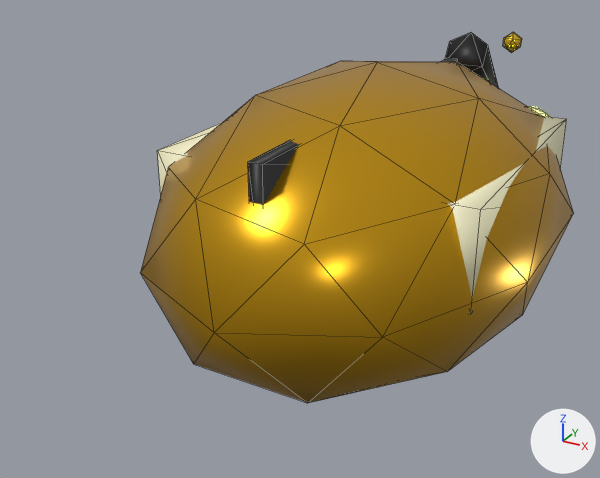
One commit to the glTF model assets-src/rey/rey_raw.glb: the scene before it, then after it.
Camera for both pictures: a camera (50 mm lens) standing at (5.14, -7.18, 7.04) and looking at (-1.76, 5.36, 0.77). Arrows for +X, +Y and +Z are at lower right; the lights stay in place. The older version comes first. Mesh edges are drawn as thin lines.

In view in the first picture: 'Rey'.
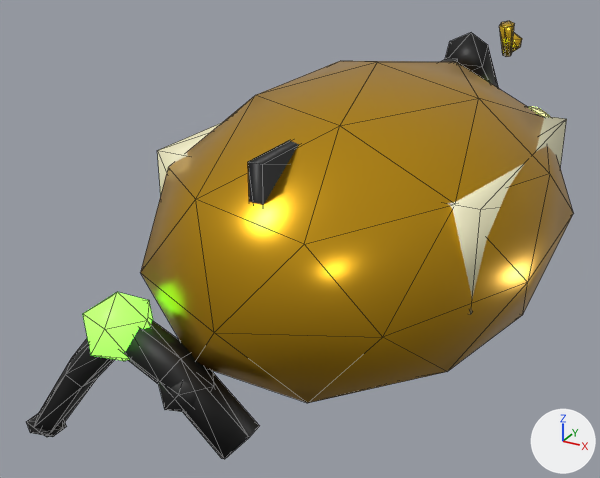
Pixel boxes [x1, y1, x2, y2] of what changed, in the pictures (600 x 478 px):
'Rey', reshaped: before [141, 32, 574, 403]; after [141, 21, 574, 403]
'LegR', added: after [26, 292, 259, 459]
    faces in mat_leg (black #0a0a0a): [26, 320, 259, 459]
    faces in mat_knee (green #6ef040, glowing green #75ff45): [83, 292, 153, 361]
part 1 of me_rey, added (yellow): after [499, 21, 515, 57]

The change, as a list of edits to the scene's bpy script:
```text
Add mat_leg:
    mat_leg = principled_material('Leg')
    mat_leg.base_color = (0.00304, 0.00304, 0.00304)  # black #0a0a0a
    mat_leg.roughness = 0.55
Add mat_knee:
    mat_knee = principled_material('Knee')
    mat_knee.base_color = (0.156, 0.871, 0.0513)  # green #6ef040
    mat_knee.emission_color = (0.179, 1.0, 0.0588)  # green #75ff45
    mat_knee.emission_strength = 2.178
Change me_rey:
    used by ob_rey; location = (0.0, 0.0, 0.0)
    remove me_rey.from_pydata(...)  # 278 vertices, 508 faces; spans x -2.96..2.96, y 0.0..12.66, z -0.47..4.39
    add me_rey.from_pydata(...)  # 298 vertices, 540 faces; spans x -2.96..2.96, y 0.0..12.66, z -0.47..4.39
    me_rey part 1
    12 vertices are added at x -0.15..0.15, y 11.66..12.19, z 3.17..3.99
    20 new faces join them, mat_shine (yellow #e8bc28)
    other edits to the shape of me_rey do not show in these pictures
Add me_legr:
    me_legr.from_pydata(...)  # 74 vertices, 124 faces; spans x -4.26..0.23, y 0.0..0.93, z -1.43..1.83
    # faces by material slot: [104, 20]
    me_legr.materials.append(mat_leg)  # black #0a0a0a
    me_legr.materials.append(mat_knee)  # green #6ef040, glowing green #75ff45
Add ob_legr:
    ob_legr = bpy.data.objects.new('LegR', me_legr)
    ob_legr.location = (0.0, 0.0, 0.0)
```
